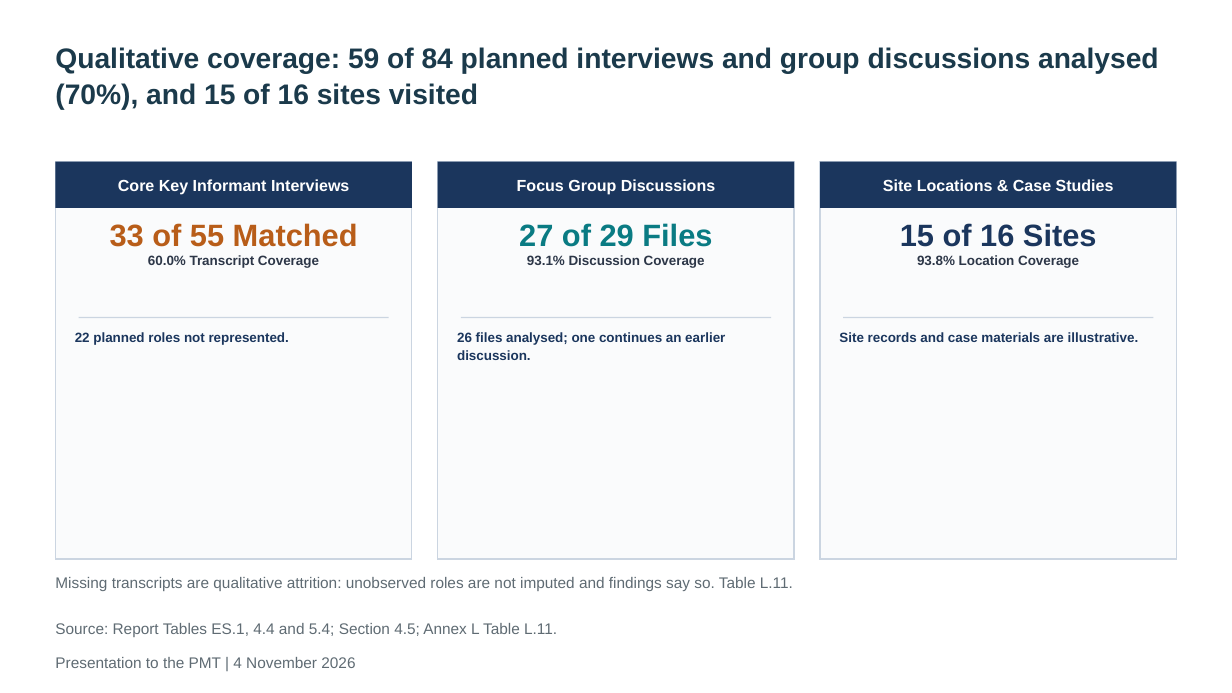
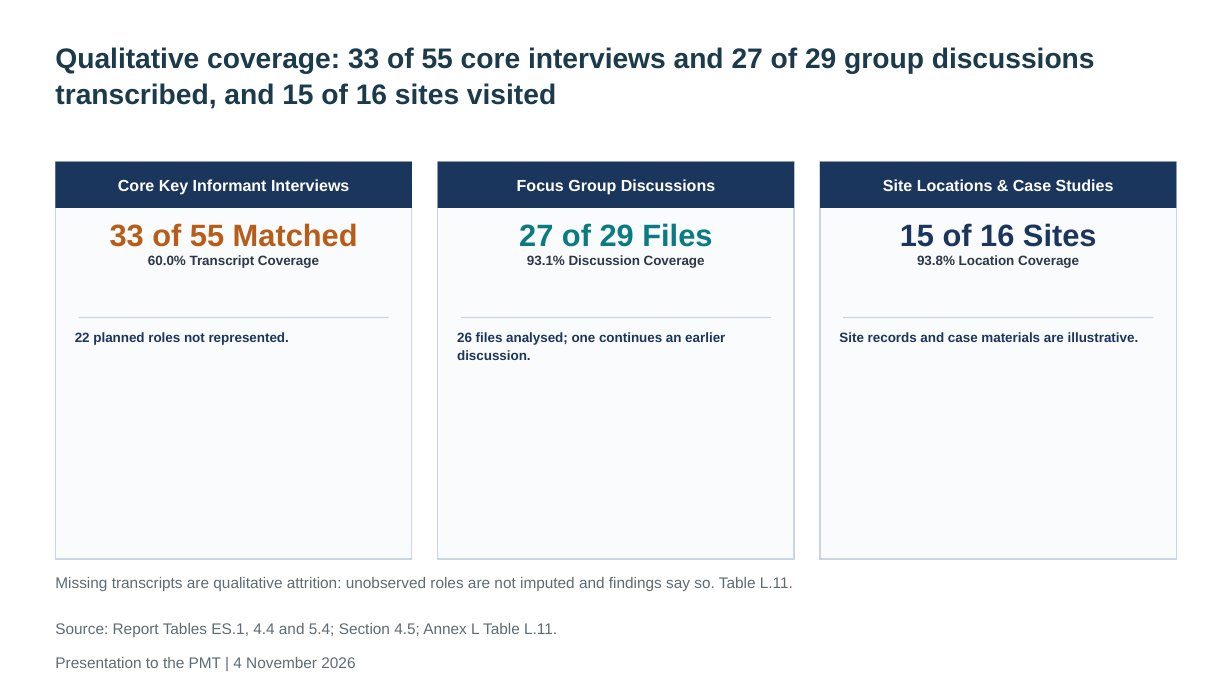
Before and after one commit to kokouekpinda/kokouekpinda, a slide deck: slide 20 of deliverables/REALISE_PMT_Presentation_v5.pptx. Drawn at 1232x693 pixels with LibreOffice and Linux fonts; fonts in the diff are those of the drawing. Boxes give left, top, right and bottom in pixels: in the first picture for what was removed or moved away, otherwise in the second. Text is boxed around its words. In the diff, an @@ line names an element or a change of style, - is before the commit and + after.

```diff
--- a/deliverables/REALISE_PMT_Presentation_v5.pptx
+++ b/deliverables/REALISE_PMT_Presentation_v5.pptx
@@ title at [55, 47, 1095, 109]: text changed @@
-Qualitative coverage: 59 of 84 planned interviews and group discussions analysed (70%), and 15 of 16 sites visited
+Qualitative coverage: 33 of 55 core interviews and 27 of 29 group discussions transcribed, and 15 of 16 sites visited
```
Also in this commit, not shown: 11 other slides changed, 9 other files.
